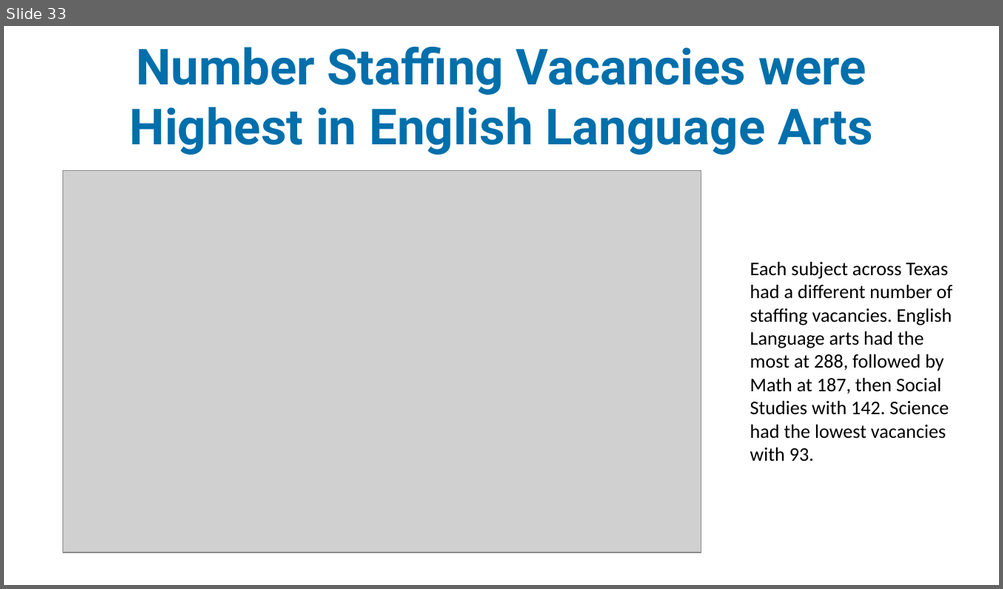
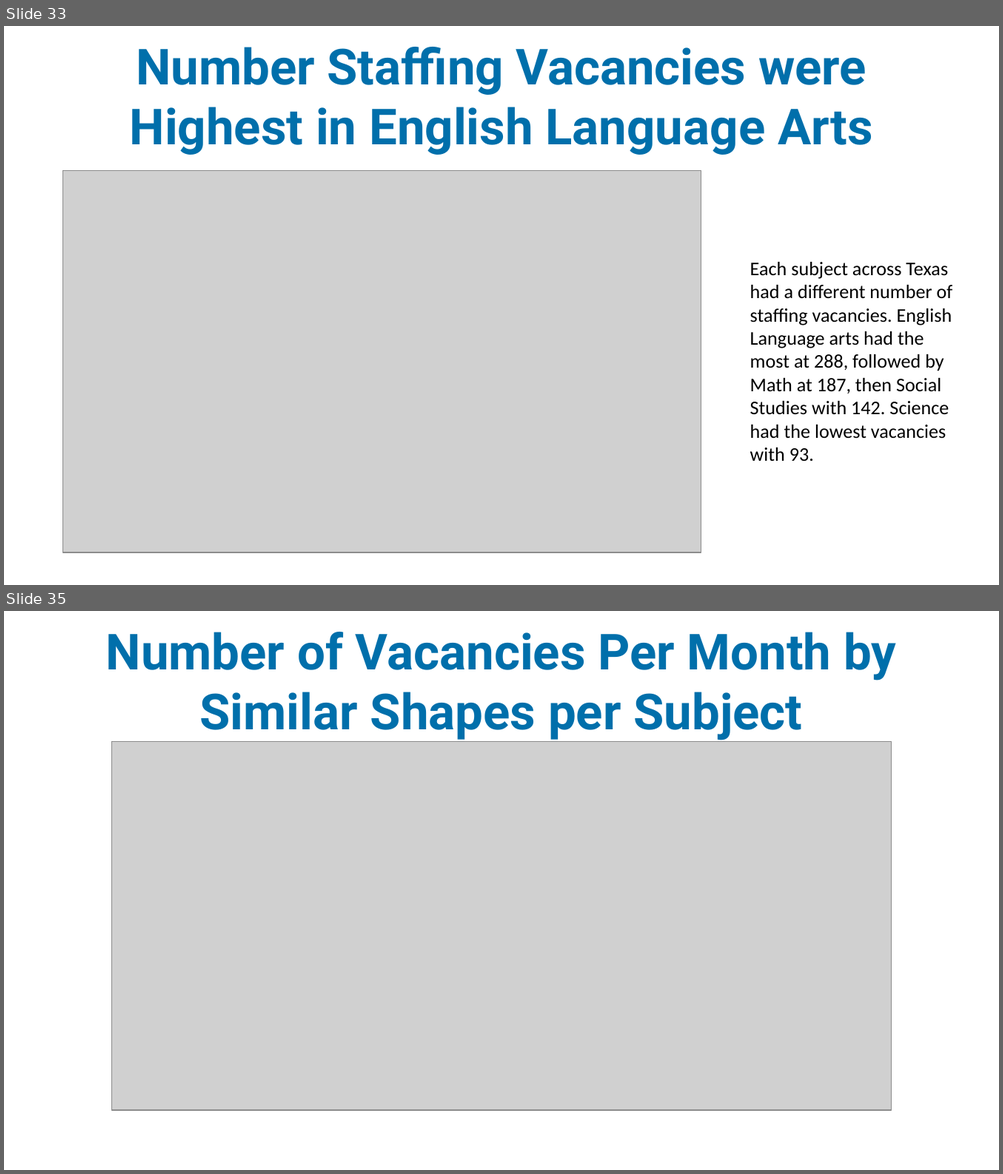
Before and after one commit to idea-analytics/Staffing_Trends_Performance_Vacancies, a slide deck: graphs/Staffing_Part1_23-24_preliminary_report.pptx. Shown one above the other, each under a label of ours: slide 33 before the commit, slides 33 and 35 after it; the slides between them are not shown. The pictures are 1003x589 and 1003x1174 pixels, drawn with LibreOffice and Linux fonts; fonts in the diff are those of the drawing; grey boxes stand for pictures; background and template pictures are left out. Boxes give left, top, right and bottom in pixels: in the first picture for what was removed or moved away, otherwise in the second. Text is boxed around its words. In the diff, an @@ line names an element or a change of style, - is before the commit and + after.

```diff
--- a/graphs/Staffing_Part1_23-24_preliminary_report.pptx
+++ b/graphs/Staffing_Part1_23-24_preliminary_report.pptx
@@ slide 35 added at box(4, 611, 999, 1170), background picture (left out) @@
@@ title added at box(106, 632, 896, 741), 36 pt, text #006FAB, bold @@
+Number of Vacancies Per Month by Similar Shapes per Subject
@@ picture added at box(111, 741, 891, 1111) @@
```
Also in this commit, not shown: 8 slides changed, 4 other slides added, 3 other files.
